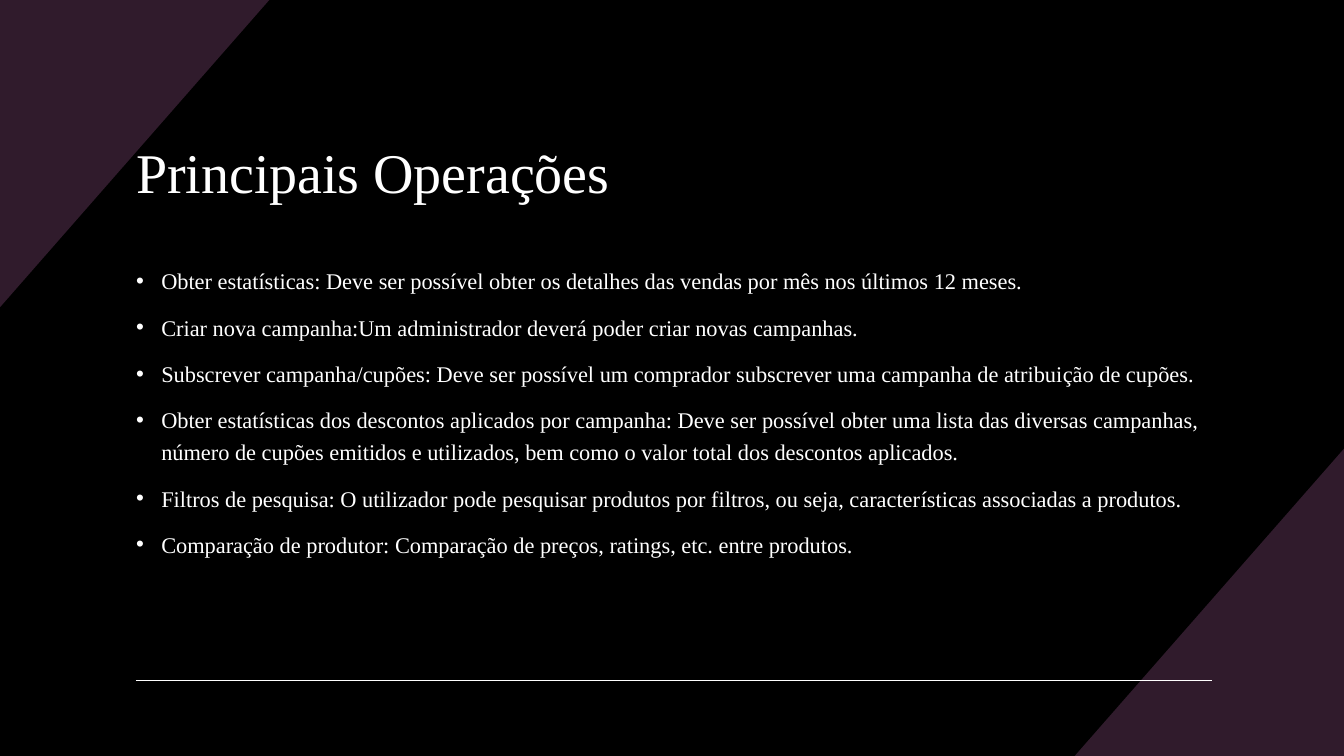
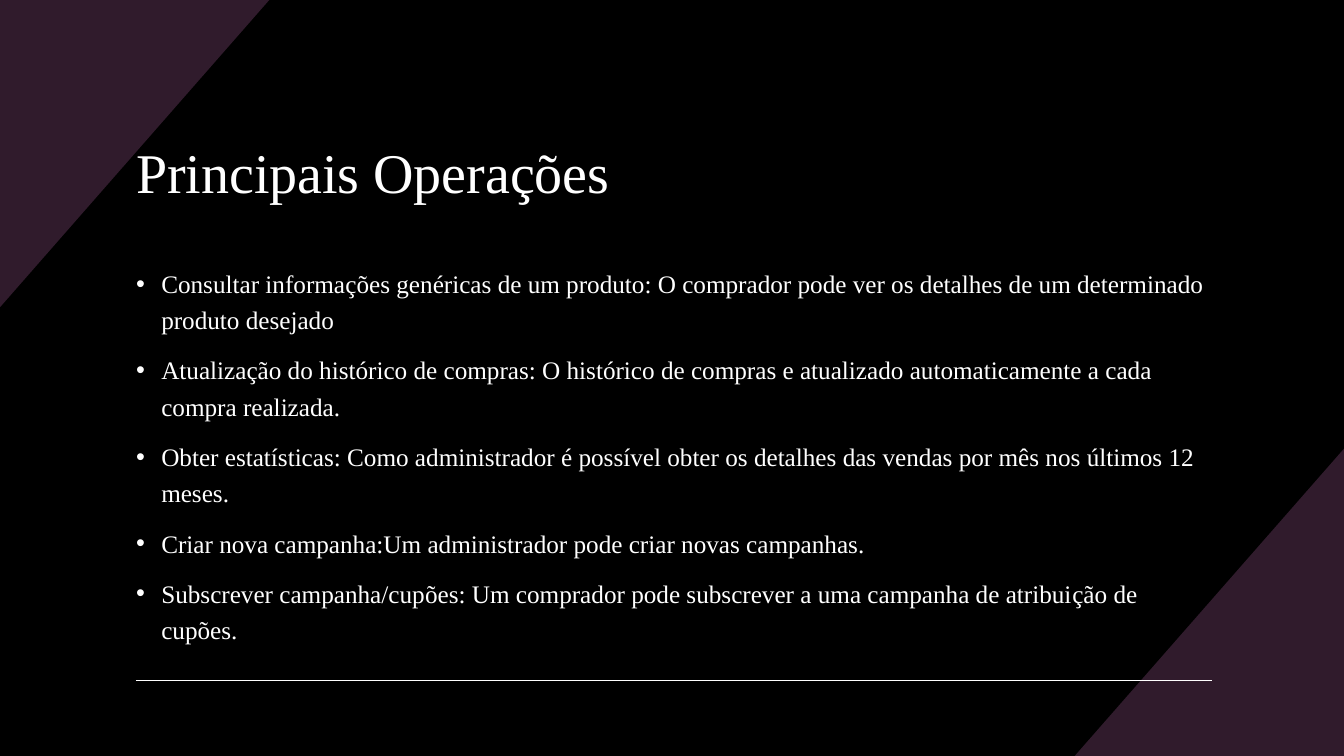
Before and after one commit to Famelgas/Projeto-BD, a slide deck: slide 5 of Diagramas/Apresentação do Projeto.pptx. Drawn at 1344x756 pixels with LibreOffice and Linux fonts; fonts in the diff are those of the drawing. Boxes give left, top, right and bottom in pixels: in the first picture for what was removed or moved away, otherwise in the second. Text is boxed around its words. In the diff, an @@ line names an element or a change of style, - is before the commit and + after.

```diff
--- a/Diagramas/Apresentação do Projeto.pptx
+++ b/Diagramas/Apresentação do Projeto.pptx
@@ text at <box>161,275,1203,645</box>: text changed; size 16 to 18 pt @@
-• Obter estatísticas: Deve ser possível obter os detalhes das vendas por mês nos últimos 12 meses.
-• Criar nova campanha:Um administrador deverá poder criar novas campanhas.
-• Subscrever campanha/cupões: Deve ser possível um comprador subscrever uma campanha de atribuição de cupões.
-• Obter estatísticas dos descontos aplicados por campanha: Deve ser possível obter uma lista das diversas campanhas, número de cupões emitidos e utilizados, bem como o valor total dos descontos aplicados.
-• Filtros de pesquisa: O utilizador pode pesquisar produtos por filtros, ou seja, características associadas a produtos.
-• Comparação de produtor: Comparação de preços, ratings, etc. entre produtos.
+• Consultar informações genéricas de um produto: O comprador pode ver os detalhes de um determinado produto desejado
+• Atualização do histórico de compras: O histórico de compras e atualizado automaticamente a cada compra realizada.
+• Obter estatísticas: Como administrador é possível obter os detalhes das vendas por mês nos últimos 12 meses.
+• Criar nova campanha:Um administrador pode criar novas campanhas.
+• Subscrever campanha/cupões: Um comprador pode subscrever a uma campanha de atribuição de cupões.
```
Also in this commit, not shown: 4 other slides changed, 1 slide added, 8 other files.
